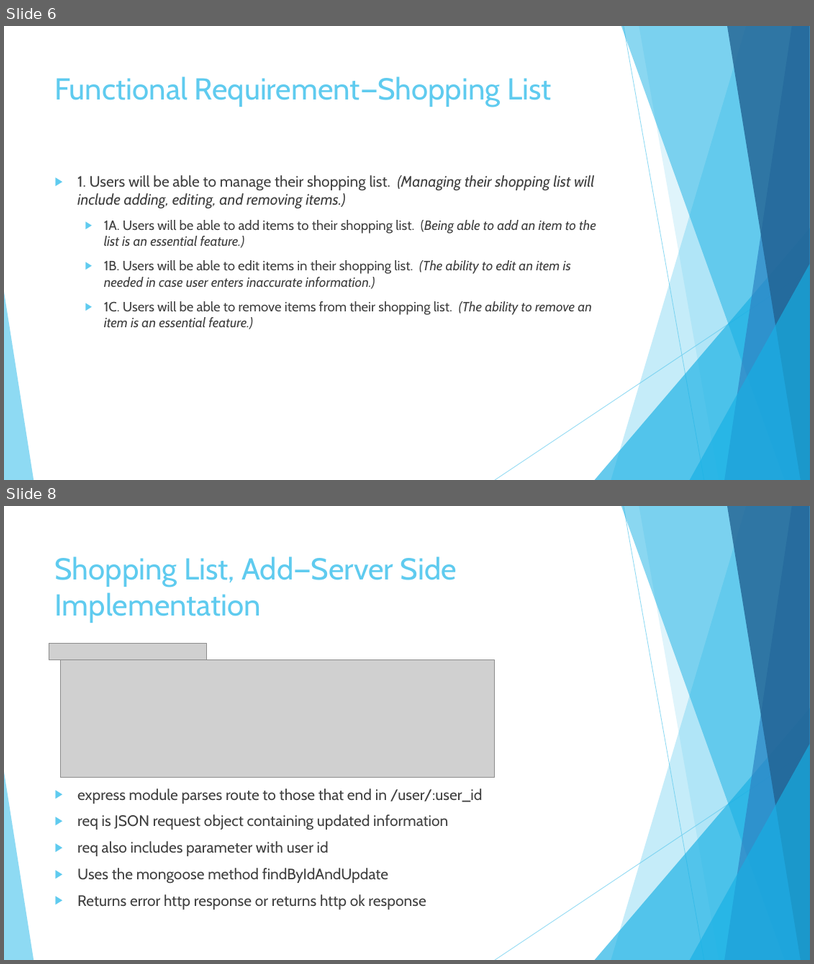
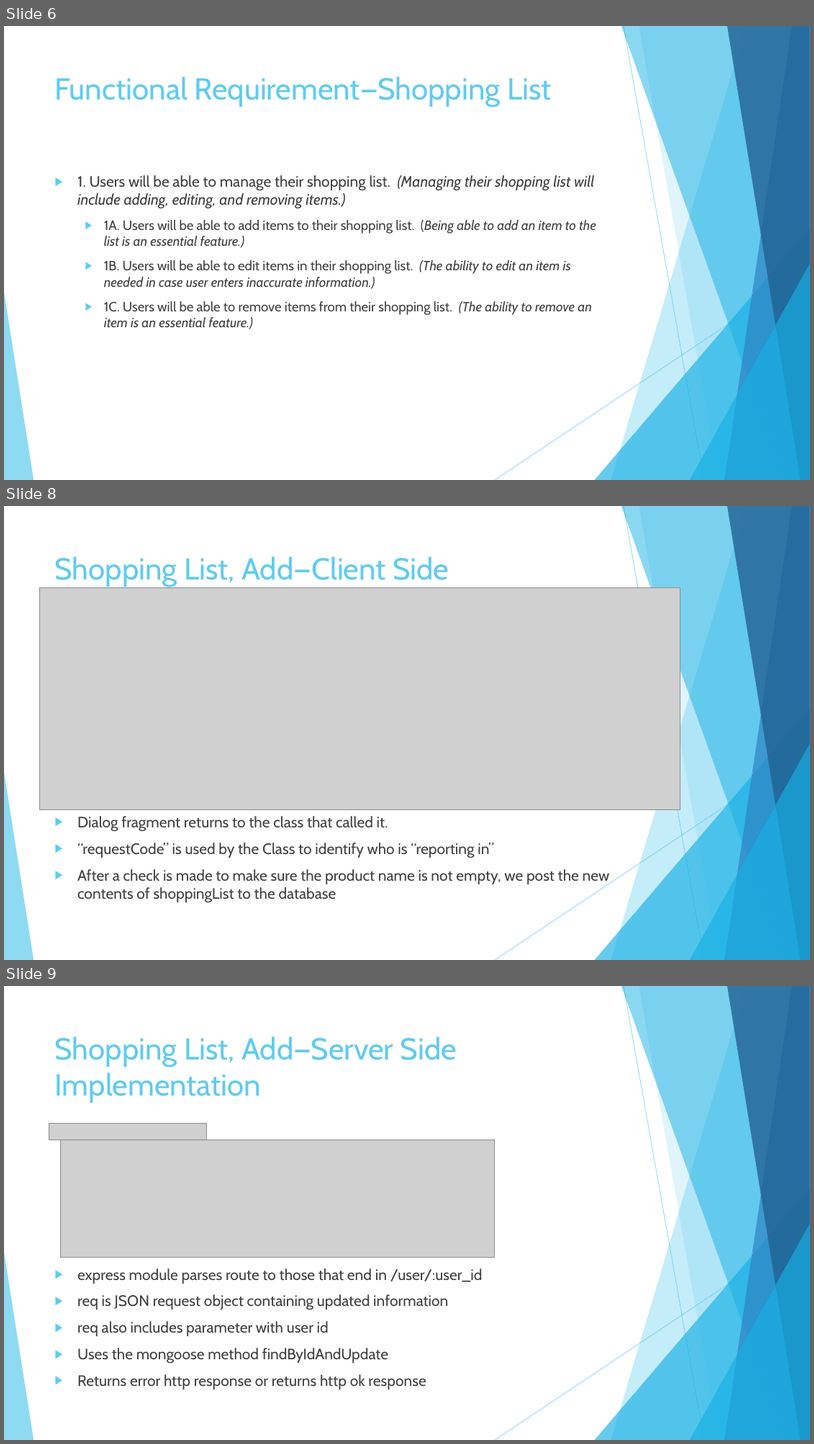
Before and after one commit to garciaac01/acs560_course_project, a slide deck: My EZ Shopper.pptx. Shown one above the other, each under a label of ours: slides 6 and 8 before the commit, slides 6, 8 and 9 after it; the slides between them are not shown. The pictures are 814x964 and 814x1444 pixels, drawn with LibreOffice and Linux fonts; fonts in the diff are those of the drawing; grey boxes stand for pictures. Boxes give left, top, right and bottom in pixels: in the first picture for what was removed or moved away, otherwise in the second. Text is boxed around its words. In the diff, an @@ line names an element or a change of style, - is before the commit and + after.

```diff
--- a/My EZ Shopper.pptx
+++ b/My EZ Shopper.pptx
@@ slide 8 added at (x1=4, y1=506, x2=810, y2=960), background #FFFFFF; not listed: 10 template elements that a slide beside it also shows @@
@@ title added at (x1=55, y1=556, x2=449, y2=623), 36 pt, text #5FCBEF @@
+Shopping List, Add—Client Side Implementation
@@ picture added at (x1=39, y1=588, x2=680, y2=810) @@
@@ text added at (x1=77, y1=816, x2=610, y2=902), 18 pt, text #404040 @@
+▶ Dialog fragment returns to the class that called it.
+▶ “requestCode” is used by the Class to identify who is “reporting in”
+▶ After a check is made to make sure the product name is not empty, we post the new contents of shoppingList to the database
@@ what was slide 8 is now slide 9 @@
```
Also in this commit, not shown: 11 slides changed, 2 other slides added.
